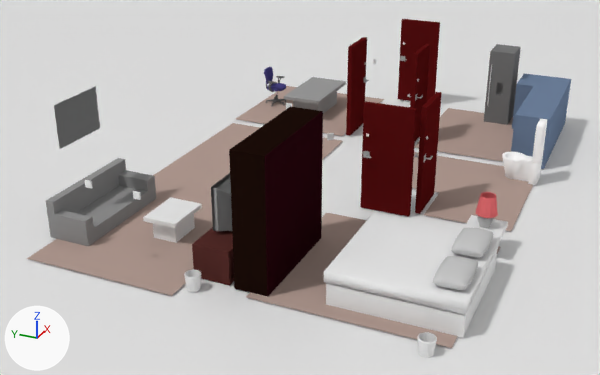
One commit to the Blender file smarthome-simulator/openshs/app/blender/morning.blend: the scene before it, then after it.
Rendered twice from a camera (50 mm lens) standing at (-13.68, -5.31, 6.52) and looking at (-1.56, 0.14, 0.45). Arrows for +X, +Y and +Z are at lower left; the lights stay in place.

The older version as bpy lines, for what is in view:
```python
me_plane_008 = bpy.data.meshes.new('Plane.008')
me_plane_008.from_pydata([(-1.0, -1.0, 0.0), (1.0, -1.0, 0.0), (1.0, 1.0, 0.0), (-1.0, 0.15, 0.0), (1.0, 0.15, 0.0), (-0.27, -1.0, 0.0), (-0.27, 1.0, 0.0), (-0.27, 0.15, 0.0)], [], [(7, 4, 2, 6), (5, 1, 4, 7), (0, 5, 7, 3)])
me_plane_008.materials.append(mat_carpet)  # beige #b19a91
ob_bathroomcarpet = bpy.data.objects.new('bathroomCarpet', me_plane_008)
ob_bathroomcarpet.location = (0.53, -2.11, 0.02)
ob_bathroomcarpet.scale = (1.38, 1.33, 1.53)
ob_bathroomdoor = bpy.data.objects.new('bathroomDoor', None)
ob_bathroomdoor.location = (-0.43, -1.8, 0.01)
ob_bathroomdoor.rotation_euler = (0.0, 0.0, 1.571)  # degrees (0, 0, 90)
ob_bathroomdoor.show_instancer_for_render = False
ob_bathroomdoor.instance_type = 'COLLECTION'
ob_bathroomdoor.instance_collection = col_doorgroup
ob_kitchendoor = bpy.data.objects.new('kitchenDoor', None)
ob_kitchendoor.location = (2.67, -0.7, 0.01)
ob_kitchendoor.rotation_euler = (0.0, 0.0, 1.571)  # degrees (0, 0, 90)
ob_kitchendoor.show_instancer_for_render = False
ob_kitchendoor.instance_type = 'COLLECTION'
ob_kitchendoor.instance_collection = col_doorgroup
# also in view: 'kitchenCarpet' at (3.53, -2.13, 0.02); 'officeDoor' at (2.69, 0.71, 1.0); 'couch' at (-3.2, 3.11, 0.35); 'livingCarpet' at (-1.52, 2.03, 0.02); 'painting' at (-3.17, 3.49, 1.8)
```
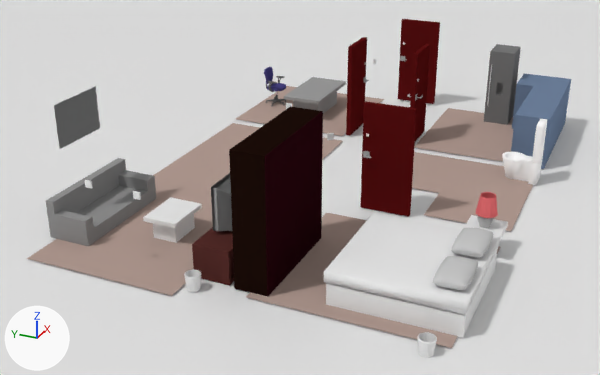
The change, as a list of edits to the scene's bpy script:
```text
Change ob_bathroomdoor:
    add ob_bathroomdoor.hide_viewport = True
```

Location of each change, [x1, y1, x2, y2] in pixels of the pictures (600 x 375 px):
'bathroomDoor', hidden
    before: [414, 92, 442, 214]
